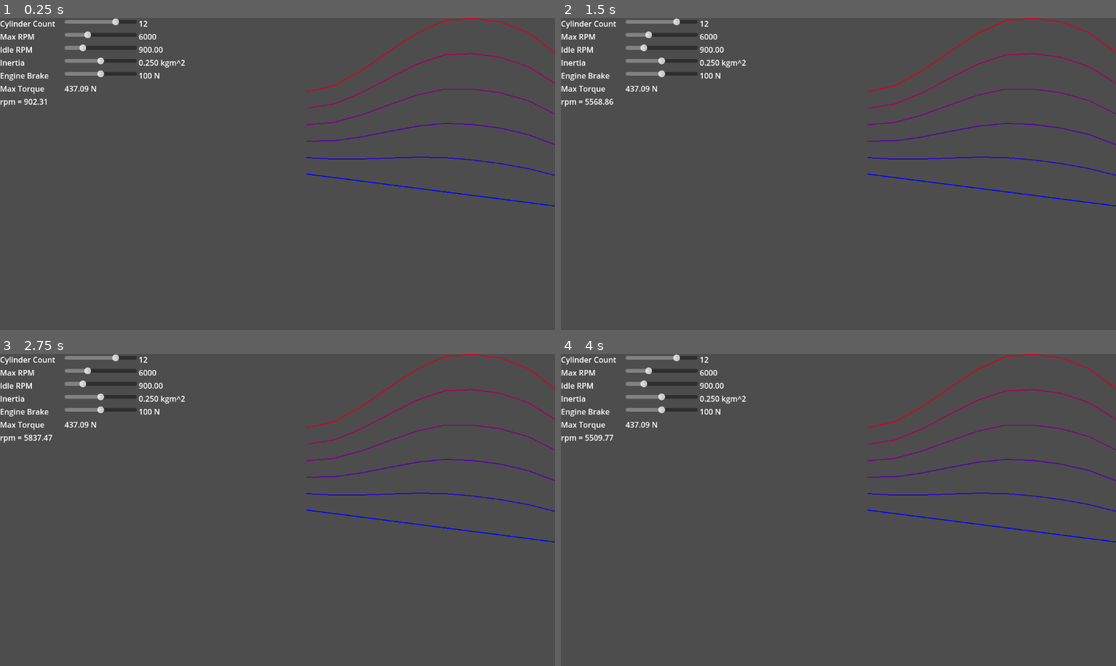
Above: before the commit, frames 1-4 (two rows, left to right).
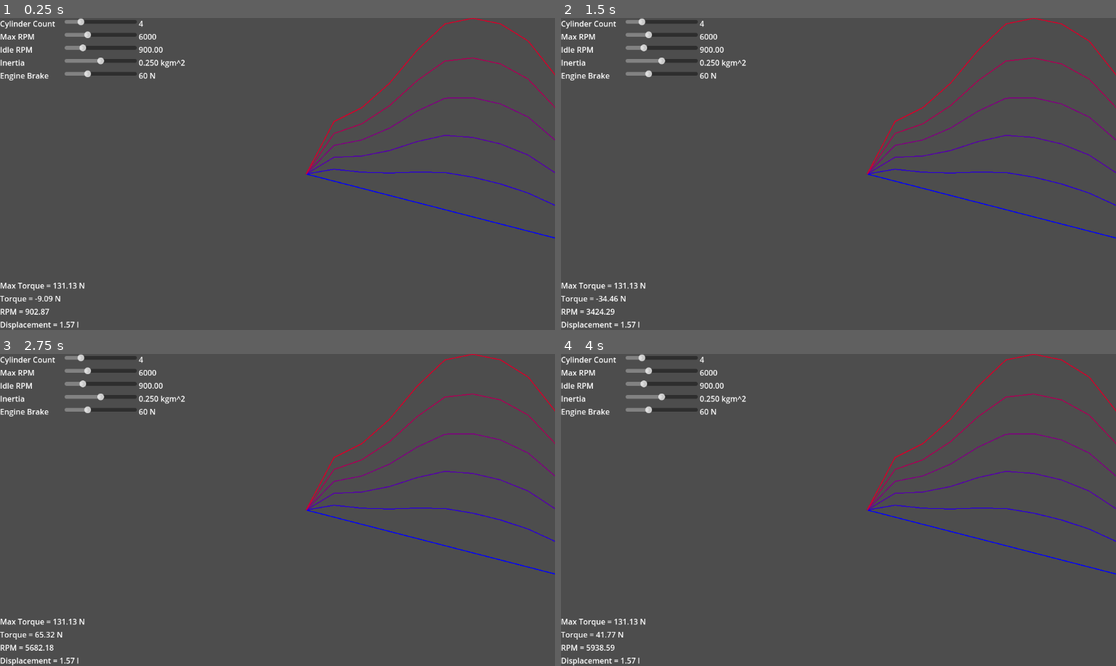
Above: after the commit, the same moments.

Repository: Dechode/Car-Engine-Sim
Game: Godot game, scene res://main.tscn
Same seed, same stepped clock (60 frames per second), same inputs: the game is played once before the commit and once after it.
Inputs:
- Up to frame 1 (0.25 s): no input
- Up to frame 2 (1.5 s): hold Up (throttle) 0.53-1.28 s; tap Up (throttle) at 1.35 s
- Up to frame 3 (2.75 s): hold Up (throttle) from 2.03 s (still down)
- Up to frame 4 (4 s): release Up (throttle) at 2.78 s; tap Up (throttle) at 2.85 s; hold Up (throttle) from 3.53 s (still down)

The runs differ from the first frame. In frame 1, 3.2% of the frame differs, in the area x 0-100%, y 0-100%; in frame 2, 3.2%; in frame 3, 3.2%; in frame 4, 3.2%.

Commit message:
Add and update displacement label

Diff:
--- a/main.gd
+++ b/main.gd
@@ -19,7 +19,7 @@
 	$HBoxContainer/VBoxContainer/Inertia/HSlider.value = engine_params.inertia
 	$HBoxContainer/VBoxContainer/EngineBrake/Label2.text = "%2.2f N" % engine_params.engine_brake
 	$HBoxContainer/VBoxContainer/EngineBrake/HSlider.value = engine_params.engine_brake
-	$HBoxContainer/VBoxContainer/MaxTorque/Label2.text = "%2.2f N" % engine_params.max_torque
+	$HBoxContainer/VBoxContainer/MaxTorque/Label.text = "Max Torque = %2.2f N" % engine_params.max_torque
 	$HBoxContainer/VBoxContainer/MaxRPM/HSlider.value = engine_params.max_rpm
 	$HBoxContainer/VBoxContainer/MaxRPM/Label2.text = "%2.0f" % engine_params.max_rpm
 	$HBoxContainer/VBoxContainer/CylinderCount/Label2.text = "%d" % engine_params.cylinder_count
@@ -33,13 +33,15 @@
 
 func _process(delta: float) -> void:
 	$EngineAudioGen.rpm = engine.rpm
-	$HBoxContainer/VBoxContainer/RPM/Label.text = "rpm = %2.2f" % engine.rpm
+	$HBoxContainer/VBoxContainer/RPM/Label.text = "RPM = %2.2f" % engine.rpm
+	$HBoxContainer/VBoxContainer/Torque/Label.text = "Torque = %2.2f N" % engine.torque
 
 
 func update():
 	engine_params.update_params()
 	$EngineAudioGen.engine_params = engine_params
-	$HBoxContainer/VBoxContainer/MaxTorque/Label2.text = "%2.2f N" % engine_params.max_torque
+	$HBoxContainer/VBoxContainer/MaxTorque/Label.text = "Max Torque = %2.2f N" % engine_params.max_torque
+	$HBoxContainer/VBoxContainer/Displacement/Label.text = "Displacement = %2.2f l" % engine_params.displacement
 	update_graph()
 
 
--- a/main.tscn
+++ b/main.tscn
@@ -7,18 +7,18 @@
 
 [sub_resource type="Resource" id="Resource_ye4ei"]
 script = ExtResource("2_y0ife")
-cylinder_count = 12
+cylinder_count = 4
 bore = 78.0
-stroke_ratio = 1.14
-max_bmep = 14.0
+stroke_ratio = 0.95
+max_bmep = 10.5
 max_rpm = 6000.0
 idle_rpm = 900.0
-engine_brake = 100.0
+engine_brake = 60.0
 inertia = 0.25
 
 [sub_resource type="Curve" id="Curve_5spol"]
-_data = [Vector2(0, 0.526316), 0.0, 0.0, 0, 0, Vector2(0.563107, 1), 0.0, 0.0, 0, 0, Vector2(0.995146, 0.568421), -2.60211, 0.0, 0, 0]
-point_count = 3
+_data = [Vector2(0, 0), 0.0, 4.87895, 0, 0, Vector2(0.160194, 0.4), 0.24782, 0.24782, 0, 0, Vector2(0.563107, 1), 0.0, 0.0, 0, 0, Vector2(1, 0.252632), -4.64661, 0.0, 0, 0]
+point_count = 4
 
 [node name="Main" type="Control"]
 layout_mode = 3
@@ -61,7 +61,7 @@
 [node name="Label2" type="Label" parent="HBoxContainer/VBoxContainer/CylinderCount"]
 custom_minimum_size = Vector2(130, 0)
 layout_mode = 2
-text = "Max RPM"
+text = "4"
 
 [node name="MaxRPM" type="HBoxContainer" parent="HBoxContainer/VBoxContainer"]
 layout_mode = 2
@@ -141,22 +141,36 @@
 
 [node name="MaxTorque" type="HBoxContainer" parent="HBoxContainer/VBoxContainer"]
 layout_mode = 2
+size_flags_vertical = 10
 
 [node name="Label" type="Label" parent="HBoxContainer/VBoxContainer/MaxTorque"]
 custom_minimum_size = Vector2(130, 0)
 layout_mode = 2
 text = "Max Torque"
 
-[node name="Label2" type="Label" parent="HBoxContainer/VBoxContainer/MaxTorque"]
+[node name="Torque" type="HBoxContainer" parent="HBoxContainer/VBoxContainer"]
 layout_mode = 2
-text = "200 N"
+size_flags_vertical = 8
+
+[node name="Label" type="Label" parent="HBoxContainer/VBoxContainer/Torque"]
+layout_mode = 2
+text = "Torque = "
 
 [node name="RPM" type="HBoxContainer" parent="HBoxContainer/VBoxContainer"]
 layout_mode = 2
+size_flags_vertical = 8
 
 [node name="Label" type="Label" parent="HBoxContainer/VBoxContainer/RPM"]
 layout_mode = 2
 text = "rpm = "
+
+[node name="Displacement" type="HBoxContainer" parent="HBoxContainer/VBoxContainer"]
+layout_mode = 2
+size_flags_vertical = 8
+
+[node name="Label" type="Label" parent="HBoxContainer/VBoxContainer/Displacement"]
+layout_mode = 2
+text = "Displacement = "
 
 [node name="Graph" type="VBoxContainer" parent="HBoxContainer"]
 layout_mode = 2
